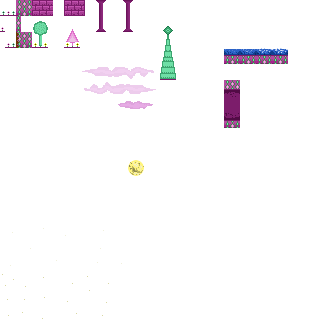
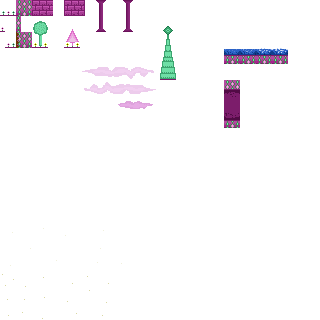
The second 320 x 320 image is a revision of the first. Changes to its layers:
removed layer "moon" (was 73%) over (128, 160, 144, 176)
